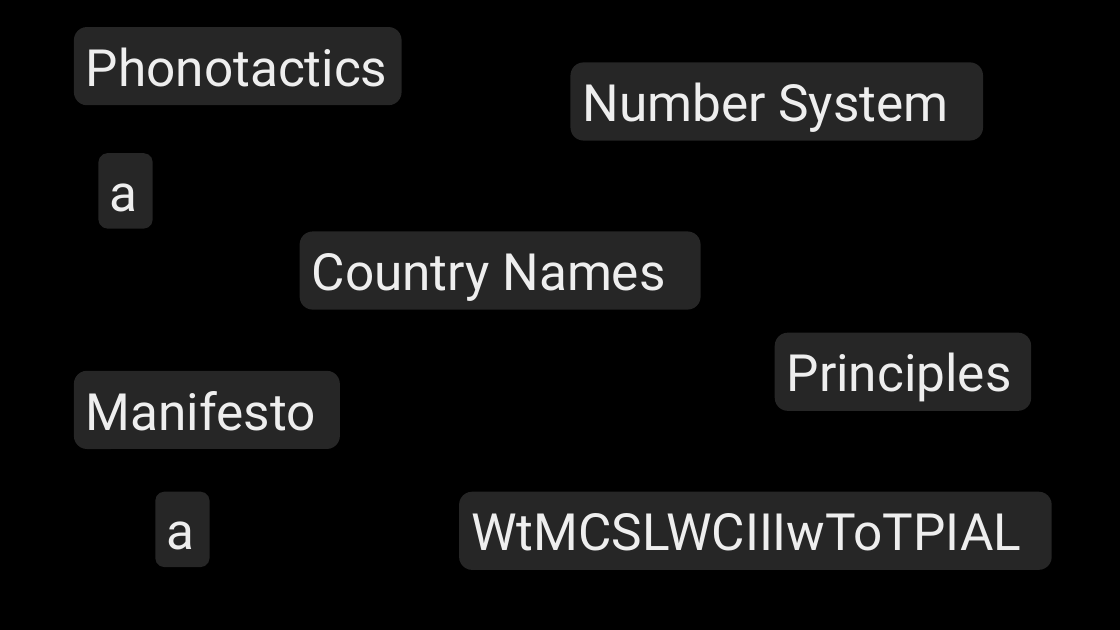
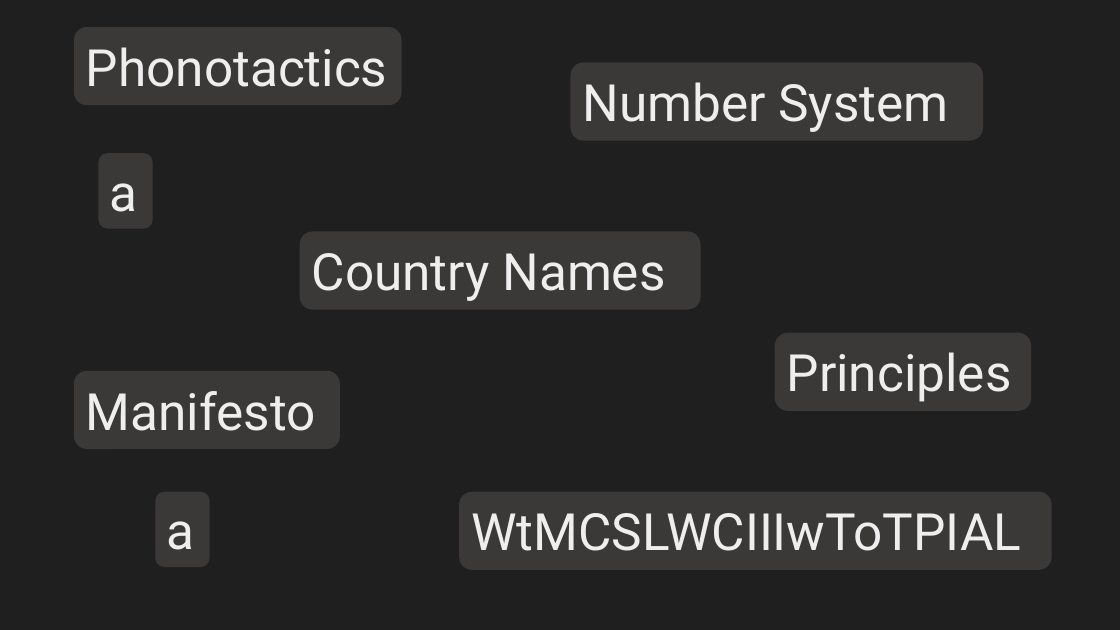
Before and after one commit to Oil-Limk/Conlangs, a slide deck: slide 2 of @src/Titles/Titles.pptx. Drawn at 1120x630 pixels with LibreOffice and Linux fonts; fonts in the diff are those of the drawing. Boxes give left, top, right and bottom in pixels: in the first picture for what was removed or moved away, otherwise in the second. Text is boxed around its words. In the diff, an @@ line names an element or a change of style, - is before the commit and + after.

```diff
--- a/@src/Titles/Titles.pptx
+++ b/@src/Titles/Titles.pptx
@@ background #000000 to #1F1F1F @@
@@ fill #262626 to #3B3838 in 8 elements at box(300, 232, 701, 310), box(74, 27, 402, 105), box(460, 492, 1053, 570), box(571, 62, 983, 140), box(98, 153, 153, 229), box(74, 371, 340, 449), box(775, 333, 1031, 411), box(155, 492, 210, 567) @@
```
Also in this commit, not shown: 1 other slide changed.
